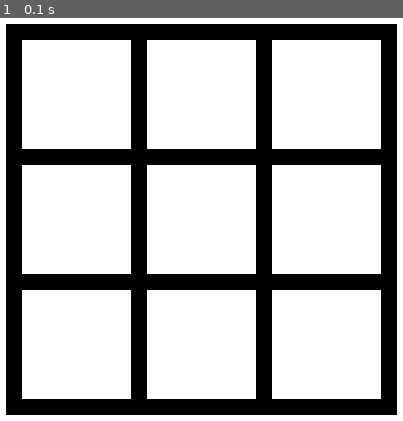
Above: before the commit, frame 1.
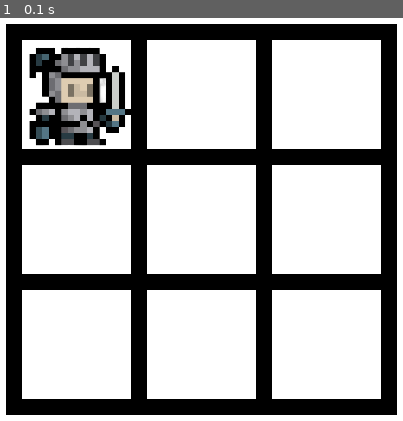
Above: after the commit, the same moment.

Repository: LeoRussell/pygame-project
Game: pygame game, started from main.py
Same seed, same stepped clock (60 frames per second), same inputs: the game is played once before the commit and once after it.
Inputs:
- Up to frame 1 (0.1 s): no input

The runs differ from the first frame. In frame 1, 4.9% of the frame differs, in the area x 7-33%, y 7-32%.

Commit message:
added dummy hero class

Diff:
--- a/main.py
+++ b/main.py
@@ -1,4 +1,35 @@
 import pygame
+
+
+# -----------------------------------
+#   ___ _      _   ___ ___ ___ ___
+#  / __| |    /_\ / __/ __| __/ __|
+# | (__| |__ / _ \\__ \__ \ _|\__ \
+#  \___|____/_/ \_\___/___/___|___/
+#
+# -----------------------------------
+
+
+# класс персонажа (игрока).
+class Character(pygame.sprite.Sprite):
+    hero_image = pygame.image.load("data/hero.png")
+    hero_image = pygame.transform.scale(hero_image, (140, 170))
+
+
+    def __init__(self, group):
+        super().__init__(group)
+        self.image = self.hero_image
+        self.rect = self.image.get_rect()
+        self.rect.x = 201
+        self.rect.y = 100
+
+        # статы героя.
+        self.health_points = 100
+        self.weapon_points = 50
+
+    def move(self, direction):
+        pass
+
 
 # класс поля.
 class Field(pygame.sprite.Sprite):
@@ -19,17 +50,31 @@
                     ]
 
 
+
+# -----------------------
+#   ___ _  _ ___ _____
+#  |_ _| \| |_ _|_   _|
+#   | || .` || |  | |
+#  |___|_|\_|___| |_|
+#
+# -----------------------
+
+
 # инициализация и наименование.
 pygame.init()
 pygame.display.set_caption('Игра?')
+
+# создание окна по размеру.
+size = width, height = 800, 650
+screen = pygame.display.set_mode(size)
 
 # создание поля и его спрайта.
 field = pygame.sprite.Group()
 Field(field)
 
-# создание окна по размеру.
-size = width, height = 800, 650
-screen = pygame.display.set_mode(size)
+# создание героя.
+hero = pygame.sprite.Group()
+Character(hero)
 
 # фиксирование кадров в секунду на отметке в 60 или 30.
 clock = pygame.time.Clock()
@@ -43,7 +88,10 @@
             running = False
 
     screen.fill((255, 255, 255))
+
+    # прорисовка спрайтов.
     field.draw(screen)
+    hero.draw(screen)
 
     pygame.display.flip()
     clock.tick(fps)
Binary file added: data/hero.png
